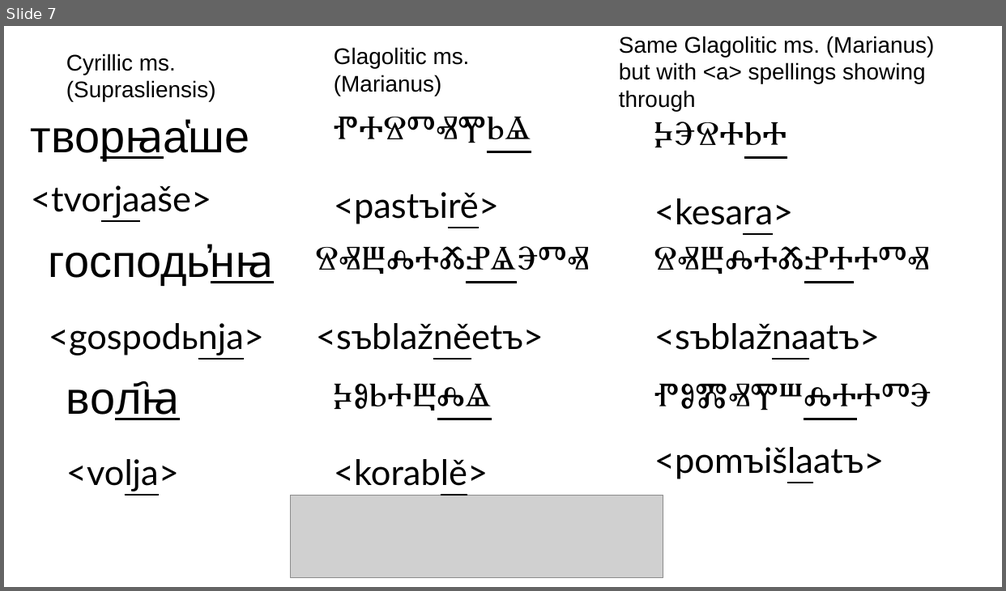
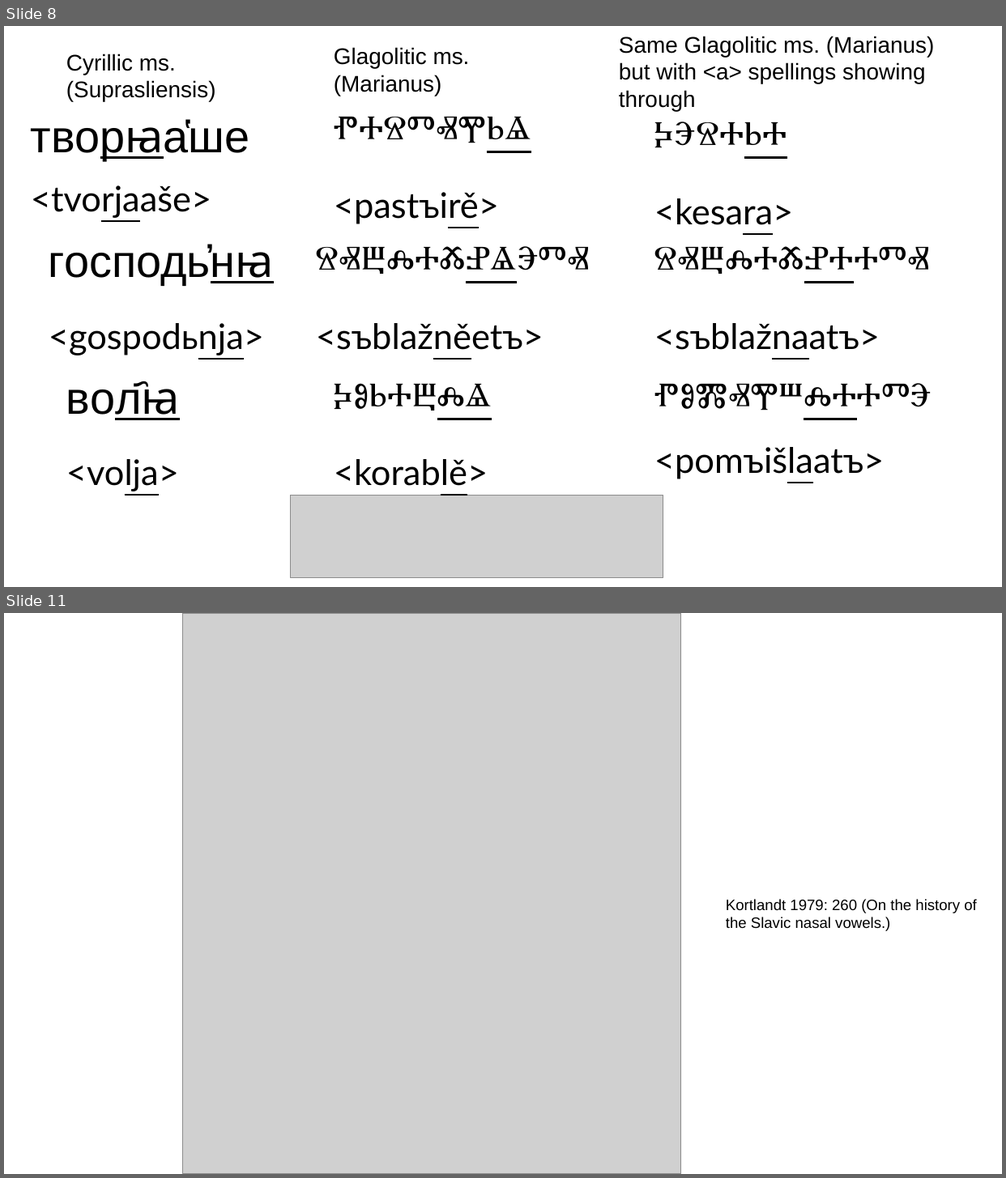
Before and after one commit to 12401453/torot_2023, a slide deck: presentation/thesis_workshop_slides.odp. Shown one above the other, each under a label of ours: slide 7 before the commit, slides 8 and 11 after it; the slides between them are not shown. The pictures are 1006x591 and 1006x1178 pixels, drawn with LibreOffice and Linux fonts; fonts in the diff are those of the drawing; grey boxes stand for pictures. Boxes give left, top, right and bottom in pixels: in the first picture for what was removed or moved away, otherwise in the second. Text is boxed around its words. In the diff, an @@ line names an element or a change of style, - is before the commit and + after.

```diff
--- a/presentation/thesis_workshop_slides.odp
+++ b/presentation/thesis_workshop_slides.odp
@@ slide 11 added at [4, 613, 1002, 1174], background #FFFFFF @@
@@ picture added at [183, 613, 681, 1174] @@
@@ text added at [726, 899, 977, 931], 12 pt, text #000000 @@
+Kortlandt 1979: 260 (On the history of the Slavic nasal vowels.)
@@ what was slide 7 is now slide 8 @@
```
Also in this commit, not shown: 1 slide changed, 11 other slides added, 2 slides removed, 5 other files.
